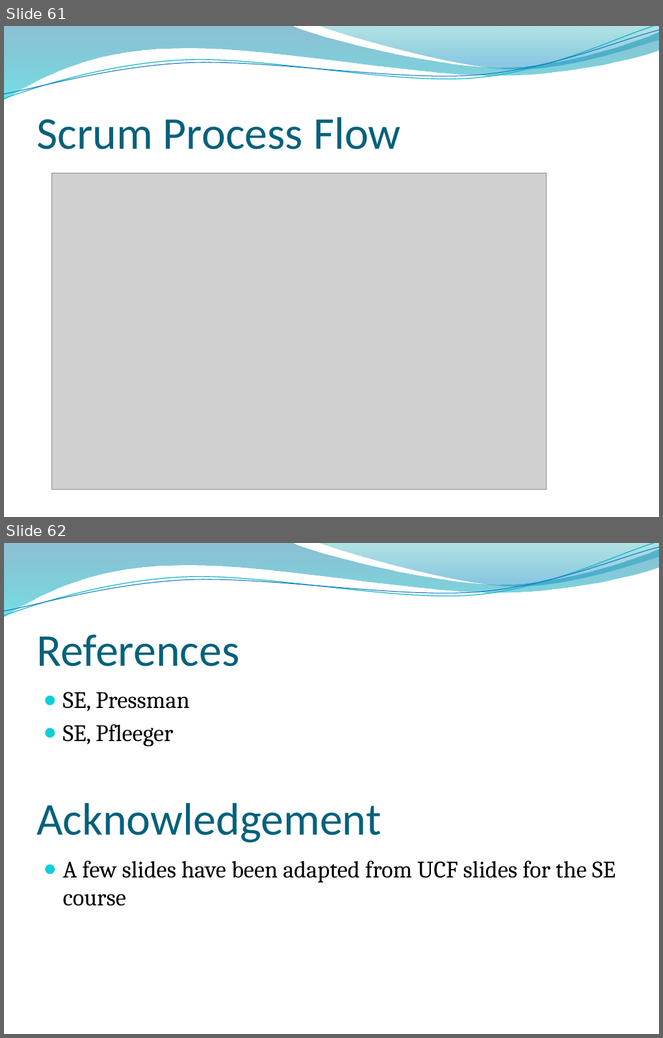
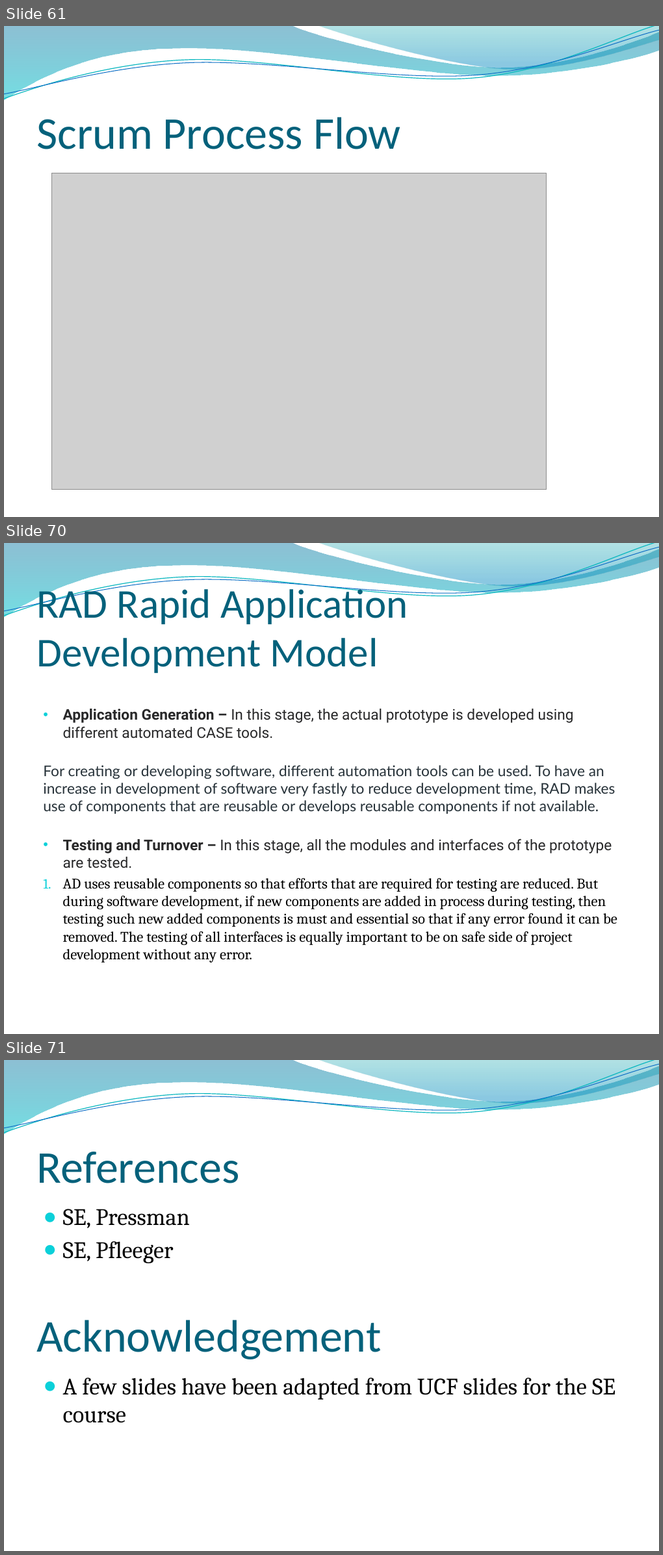
Before and after one commit to abdulsaboor938/Semester-4, a slide deck: Software Engineering/Slides/Lecture 3-4 Software Process Models 20200926 A.pptx. Shown one above the other, each under a label of ours: slides 61 and 62 before the commit, slides 61, 70 and 71 after it; the slides between them are not shown. The pictures are 663x1038 and 663x1555 pixels, drawn with LibreOffice and Linux fonts; fonts in the diff are those of the drawing; grey boxes stand for pictures; background and template pictures are left out. Boxes give left, top, right and bottom in pixels: in the first picture for what was removed or moved away, otherwise in the second. Text is boxed around its words. In the diff, an @@ line names an element or a change of style, - is before the commit and + after.

```diff
--- a/Software Engineering/Slides/Lecture 3-4 Software Process Models 20200926 A.pptx
+++ b/Software Engineering/Slides/Lecture 3-4 Software Process Models 20200926 A.pptx
@@ slide 70 added at [4,543,659,1034], background picture (left out); not listed: 4 template elements that a slide beside it also shows @@
@@ title added at [36,583,408,673], 45 pt, text #04617B @@
+RAD Rapid Application Development Model
@@ text added at [43,709,618,963], 16.2 pt, text #000000 @@
+• Application Generation – In this stage, the actual prototype is developed using different automated CASE tools.
+For creating or developing software, different automation tools can be used. To have an increase in development of software very fastly to reduce development time, RAD makes use of components that are reusable or develops reusable components if not available.
+• Testing and Turnover – In this stage, all the modules and interfaces of the prototype are tested.
+1. AD uses reusable components so that efforts that are required for testing are reduced. But during software development, if new components are added in process during testing, then testing such new added components is must and essential so that if any error found it can be removed. The testing of all interfaces is equally important to be on safe side of project development without any error.
@@ what was slide 62 is now slide 71 @@
```
Also in this commit, not shown: 8 other slides added, 3 other files.
